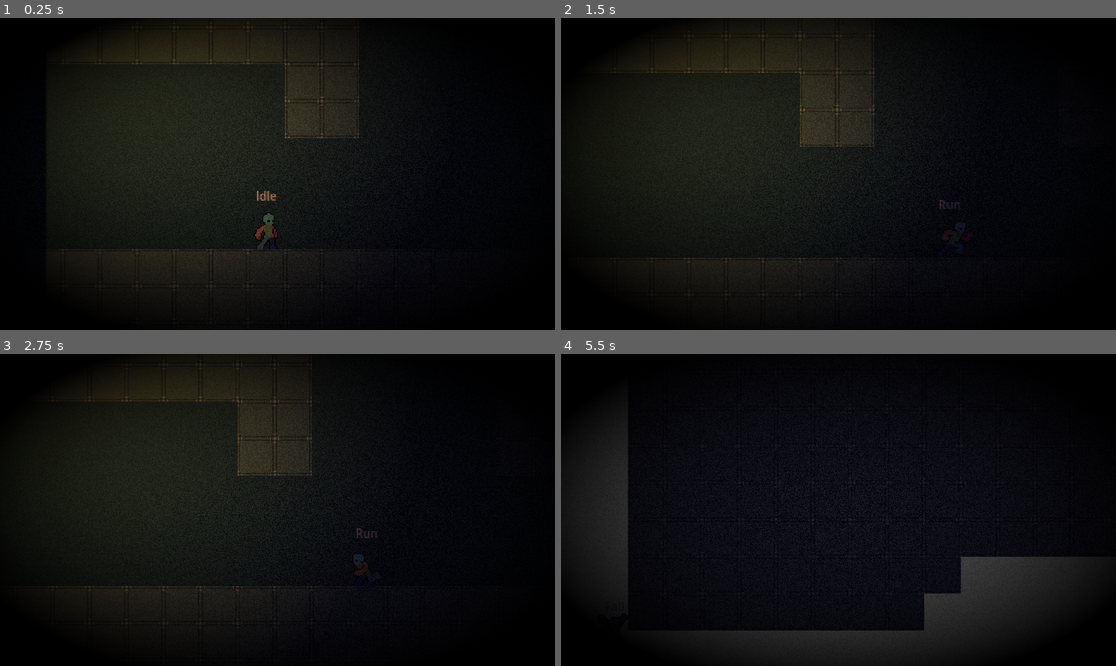
Above: before the commit, frames 1-4 (two rows, left to right).
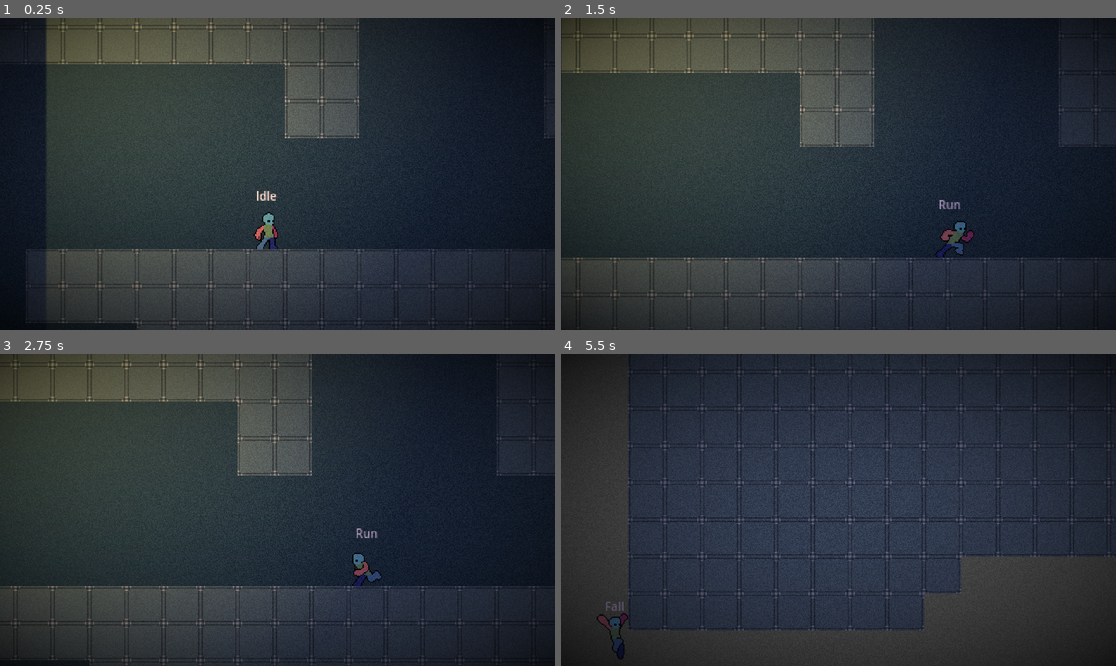
Above: after the commit, the same moments.

Repository: TianJunShi1/harry-forge
Game: Godot game, scene res://main.tscn
Same seed, same stepped clock (60 frames per second), same inputs: the game is played once before the commit and once after it.
Inputs (mouse positions are in pixels of both pictures, inside the frame that each line leads up to):
- Up to frame 1 (0.25 s): no input
- Up to frame 2 (1.5 s): move the mouse to (960, 158) at 0.52 s; hold D (right) from 0.53 s (still down); tap Shift (run) at 0.6, 1.35 s; tap Space (jump) at 0.77 s; move the mouse to (727, 189) at 1.27 s
- Up to frame 3 (2.75 s): tap Space (jump) at 1.52 s; move the mouse to (333, 441) at 2.02 s; release D (right) at 2.03 s; hold A (left) from 2.03 s (still down); tap Shift (run) at 2.1 s
- Up to frame 4 (5.5 s): move the mouse to (810, 572) at 2.77 s; release A (left) at 2.78 s; hold D (right) 2.78-4.28 s; tap Shift (run) every 0.75 s from 2.85 to 5.1 s; tap Space (jump) at 3.02, 3.77, 4.52 s; move the mouse to (1005, 556) at 3.52 s; move the mouse to (672, 463) at 4.27 s; hold A (left) 4.28-5.03 s; move the mouse to (866, 510) at 5.02 s; hold D (right) from 5.03 s (still down)

The runs differ from the first frame. In frame 1, 98% of the frame differs, in the area x 0-100%, y 0-100%; in frame 2, 99%; in frame 3, 99%; in frame 4, 89%.

Commit message:
调亮大气效果初始值，暴露 set_atmosphere_color / set_vignette_strength API
CanvasModulate 从 0.18/0.14/0.22 调亮至 0.6/0.55/0.7（保留紫色调）；
vignette_strength 从 3.0 降至 1.5（暗角仍存在但不压迫）。

新增两个公共方法供场景切换、白天黑夜过渡调用：
- set_atmosphere_color(color, duration)
- set_vignette_strength(strength, duration)
两者均支持 duration=0 立即生效或 tween 平滑过渡。

注：2D Glow 需切换至 Forward+ 渲染器，当前 Compatibility 不支持，留待后续。

https://claude.ai/code/session_01Nep7k7bm9abyPcpCngC5Ws

Diff:
--- a/general/camera/pixel_renderer.tscn
+++ b/general/camera/pixel_renderer.tscn
@@ -34,7 +34,7 @@
 shader = SubResource("Shader_fx")
 shader_parameter/grain_amount = 0.06
 shader_parameter/grain_speed = 2.0
-shader_parameter/vignette_strength = 3.0
+shader_parameter/vignette_strength = 1.5
 
 [node name="PixelRenderer" type="Node2D"]
 script = ExtResource("1_renderer")
@@ -50,7 +50,7 @@
 [node name="GlobalEffects" type="Node2D" parent="SubViewport"]
 
 [node name="CanvasModulate" type="CanvasModulate" parent="SubViewport/GlobalEffects"]
-color = Color(0.18, 0.14, 0.22, 1)
+color = Color(0.6, 0.55, 0.7, 1)
 
 [node name="DisplaySprite" type="Sprite2D" parent="."]
 material = SubResource("ShaderMaterial_fx")
--- a/general/scripts/pixel_renderer.gd
+++ b/general/scripts/pixel_renderer.gd
@@ -20,6 +20,7 @@
 
 @onready var _sub_viewport: SubViewport = $SubViewport
 @onready var _display: Sprite2D = $DisplaySprite
+@onready var _canvas_modulate: CanvasModulate = $SubViewport/GlobalEffects/CanvasModulate
 
 var _camera: GameCamera2D
 # child_entered_tree 监听是否已挂上；signal 驱动取代每帧轮询
@@ -179,3 +180,32 @@
 		for child in node.get_children():
 			stack.append(child)
 	return null
+
+
+# ============================================================================
+# 大气效果 API（场景切换 / 白天黑夜过渡用）
+# ============================================================================
+
+## 设置全局大气颜色。duration > 0 时平滑过渡，= 0 时立即生效。
+func set_atmosphere_color(color: Color, duration: float = 0.0) -> void:
+	if duration <= 0.0:
+		_canvas_modulate.color = color
+		return
+	var tw := create_tween()
+	tw.tween_property(_canvas_modulate, "color", color, duration)
+
+
+## 设置暗角强度（0=无暗角，6=极强）。duration > 0 时平滑过渡。
+func set_vignette_strength(strength: float, duration: float = 0.0) -> void:
+	var mat := _display.material as ShaderMaterial
+	if mat == null:
+		return
+	if duration <= 0.0:
+		mat.set_shader_parameter("vignette_strength", strength)
+		return
+	var from: float = mat.get_shader_parameter("vignette_strength")
+	var tw := create_tween()
+	tw.tween_method(
+		func(v: float) -> void: mat.set_shader_parameter("vignette_strength", v),
+		from, strength, duration
+	)
